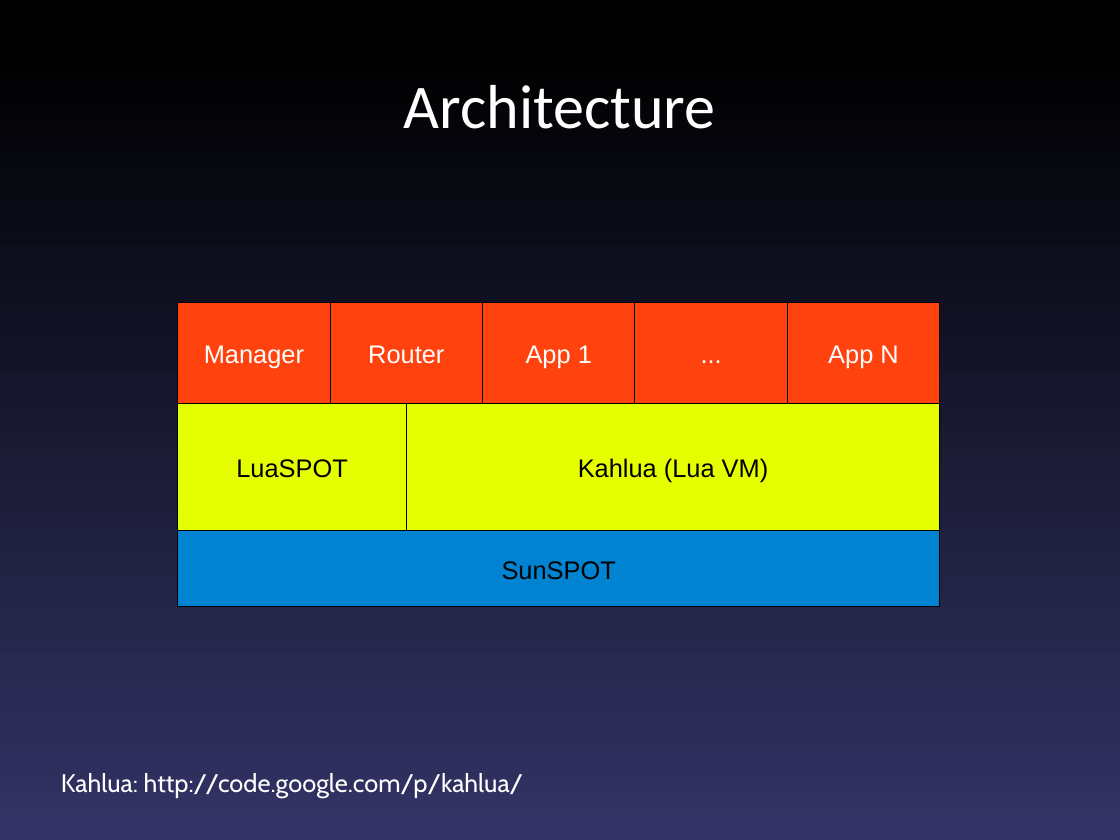
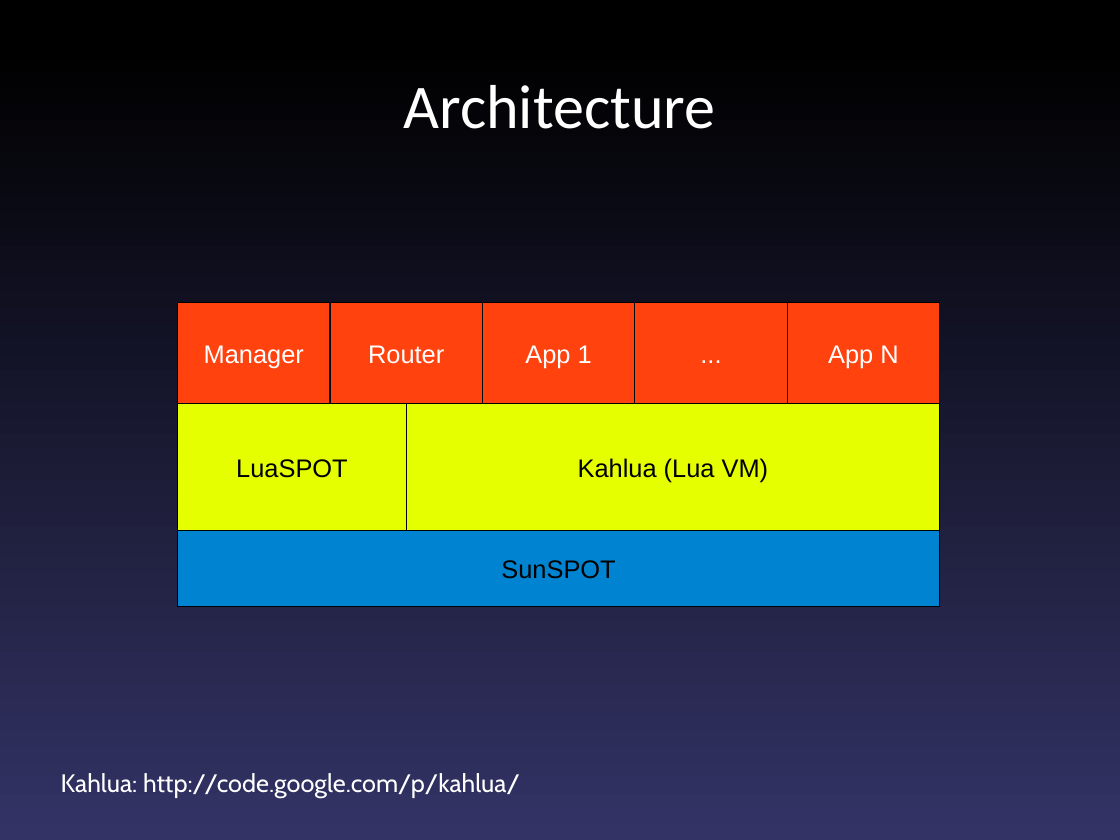
Before and after one commit to fajran/luaspot, a slide deck: slide 6 of doc/presentation/Scriptable Sensor Network.odp. Drawn at 1120x840 pixels with LibreOffice and Linux fonts; fonts in the diff are those of the drawing. Boxes give left, top, right and bottom in pixels: in the first picture for what was removed or moved away, otherwise in the second. Text is boxed around its words. In the diff, an @@ line names an element or a change of style, - is before the commit and + after.

```diff
--- a/doc/presentation/Scriptable Sensor Network.odp
+++ b/doc/presentation/Scriptable Sensor Network.odp
@@ text "Kahlua: http://code.google.com/p/kahlua/" at [61, 773, 520, 798]: size 18 to 17.9 pt @@
```
Also in this commit, not shown: 10 other slides changed.
